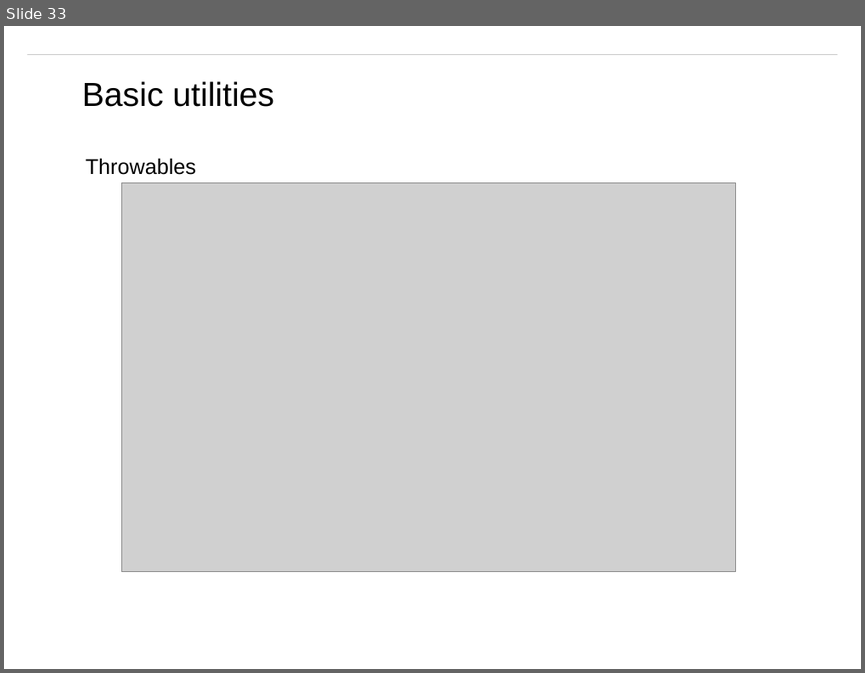
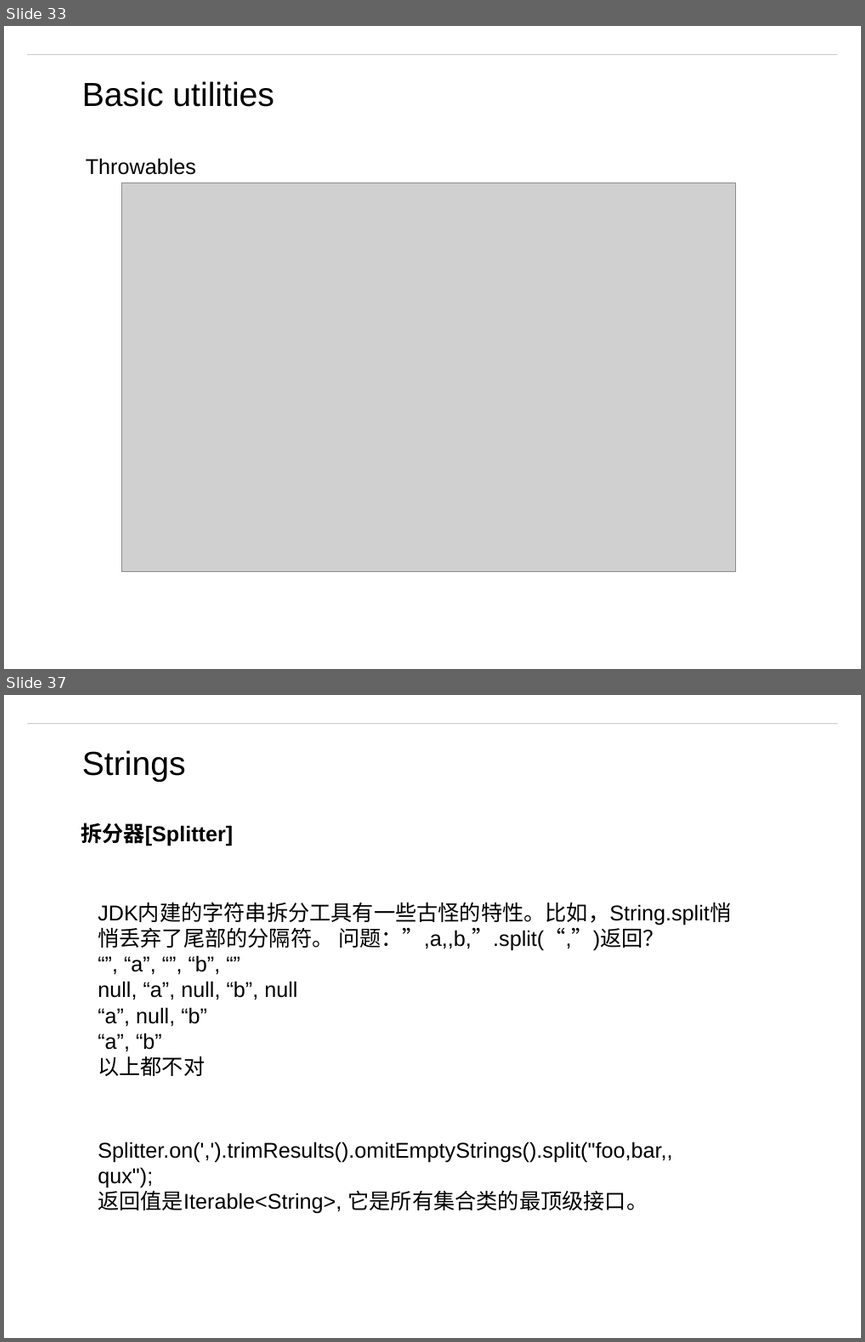
Before and after one commit to matt19870107/Guava, a slide deck: Guava.pptx. Shown one above the other, each under a label of ours: slide 33 before the commit, slides 33 and 37 after it; the slides between them are not shown. The pictures are 865x673 and 865x1342 pixels, drawn with LibreOffice and Linux fonts; fonts in the diff are those of the drawing; grey boxes stand for pictures; background and template pictures are left out. Boxes give left, top, right and bottom in pixels: in the first picture for what was removed or moved away, otherwise in the second. Text is boxed around its words. In the diff, an @@ line names an element or a change of style, - is before the commit and + after.

Commit message:
splitter

```diff
--- a/Guava.pptx
+++ b/Guava.pptx
@@ slide 37 added at <box>4,695,861,1338</box>, background #FFFFFF; not listed: 1 template element that a slide beside it also shows @@
@@ text added at <box>82,750,186,782</box>, 28 pt, text #000000 @@
+Strings
@@ text added at <box>80,823,233,846</box>, 18 pt, text #000000, bold @@
+拆分器[Splitter]
@@ text added at <box>98,902,731,1076</box>, 18 pt, text #000000 @@
+JDK内建的字符串拆分工具有一些古怪的特性。比如，String.split悄悄丢弃了尾部的分隔符。 问题：”,a,,b,”.split(“,”)返回？
+“”, “a”, “”, “b”, “”
+null, “a”, null, “b”, null
+“a”, null, “b”
+“a”, “b”
+以上都不对
@@ text added at <box>98,1141,672,1213</box>, 18 pt, text #000000 @@
+Splitter.on(',').trimResults().omitEmptyStrings().split("foo,bar,, qux");
+返回值是Iterable<String>, 它是所有集合类的最顶级接口。
```
Also in this commit, not shown: 1 slide changed, 7 other slides added, 7 other files.
